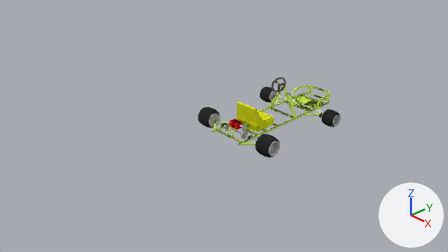
The Blender file goKart/solidWorksGoKartNoBonesDirection.blend as it was, and as the next commit left it.
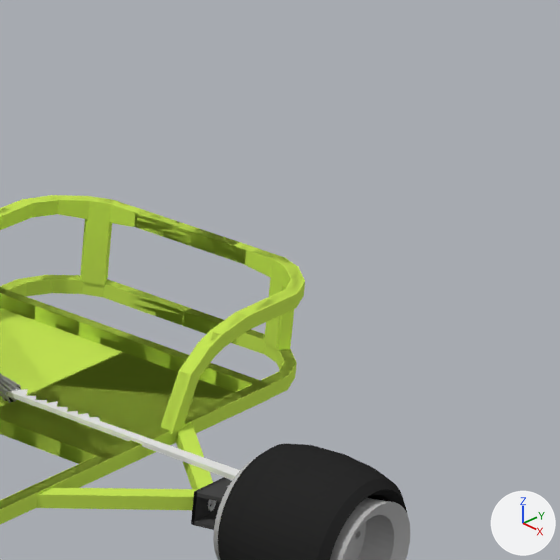
The first picture shows the older version from the file's camera 'Camera'. The close-ups show both versions on the part from 67% to 79% of the width and 26% to 48% of the height of that picture; other places that the commit changed are outside them. Arrows for +X, +Y and +Z are at lower right; the lights stay in place.

In view in the first close-up: 'Frame', 'directionShakleBracket.001', 'frontLeftWheel.000', 'rearTire01.002', 'steeringRack'.
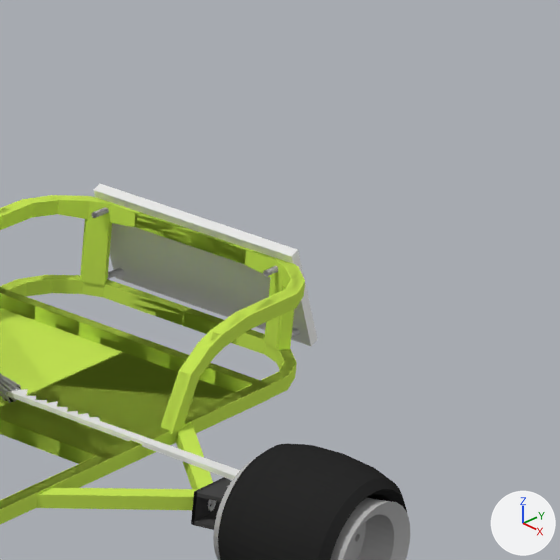
What the commit changed:
Material 'signMat' (mat_signmat) is new.
Its base color is (0.8, 0.8, 0.8) (white #e7e7e7).
Mesh me_cube_007 is new.
It is a box spanning x -1.0..1.0, y -1.0..1.0, z -1.0..1.0.
It uses material mat_signmat (white #e7e7e7).
Mesh me_cylinder_015 is new.
It has 96 vertices, 66 faces and spans x -1.61..1.61, y -1.61..1.61, z -1.0..1.16.
Object 'frontLeftWheel.000' (ob_frontleftwheel_000) turns from (0, 270, 0) to (-90, -85, 90) degrees about x, y and z.
Object 'signHolder' (ob_signholder) is new; it shows me_cube_007.
Its location is (0.147, 4.078, 0.146).
Its rotation in degrees is (25, 0, 0).
Its scale is (0.331, 0.0149, 0.166).
Object 'Cylinder' (ob_cylinder) is new; it shows me_cylinder_015.
Its location is (-0.135, 4.002, 0.246).
Its rotation in degrees is (-90, 0, 0).
Its scale is (0.0087, 0.0087, 0.0615).
It gains a SCREW modifier named 'Screw'.
Object 'Cylinder.003' (ob_cylinder_003) is new; it shows a copy of me_cylinder_015.
Its location is (0.44, 4.002, 0.246).
Its rotation in degrees is (-90, 0, 0).
Its scale is (0.0087, 0.0087, 0.0615).
It gains a SCREW modifier named 'Screw'.
Object 'Cylinder.004' (ob_cylinder_004) is new; it shows a copy of me_cylinder_015.
Its location is (0.44, 4.075, 0.027).
Its rotation in degrees is (-90, 0, 0).
Its scale is (0.0087, 0.0087, 0.0793).
It gains a SCREW modifier named 'Screw'.
Object 'Cylinder.005' (ob_cylinder_005) is new; it shows a copy of me_cylinder_015.
Its location is (-0.155, 4.075, 0.027).
Its rotation in degrees is (-90, 0, 0).
Its scale is (0.0087, 0.0087, 0.0793).
It gains a SCREW modifier named 'Screw'.

Location of each change, [x1, y1, x2, y2] in pixels of the close-ups (560 x 560 px):
'rearTire01.002', turned
    before: [218, 444, 407, 560]
    after: [218, 443, 407, 560]
'signHolder', added
    after: [94, 184, 318, 346]
'frontLeftWheel.000', turned
    before: [213, 459, 410, 560]
    after: [213, 460, 410, 560]
'Cylinder', added
    after: [91, 208, 109, 218]
'Cylinder.005', added
    after: [107, 268, 124, 279]
'Cylinder.003', added
    after: [263, 266, 278, 277]
'Cylinder.004', added
    after: [291, 329, 300, 337]
